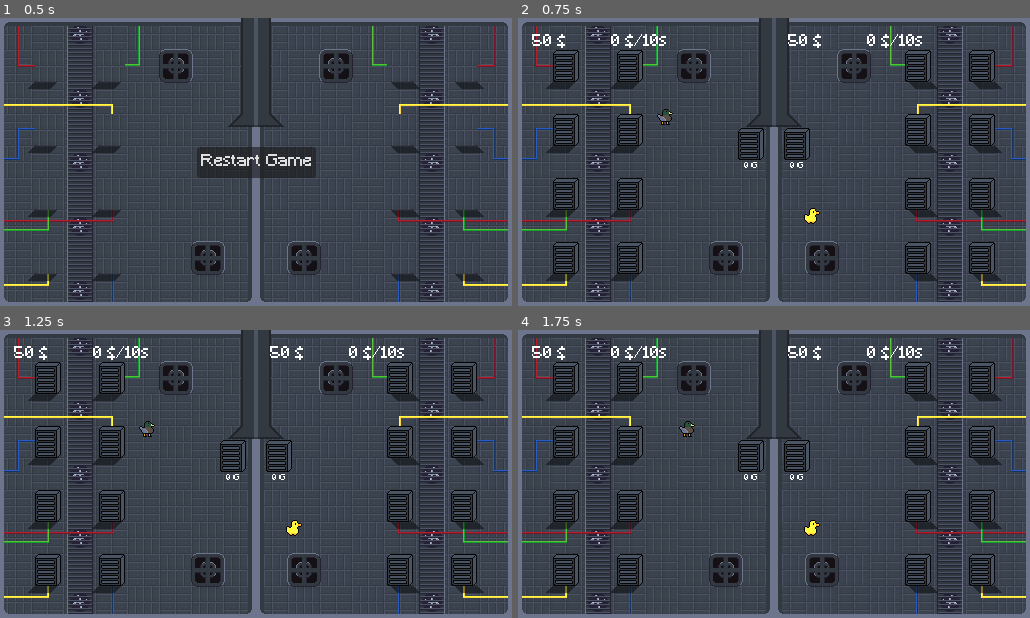
Above: before the commit, frames 1-4 (two rows, left to right).
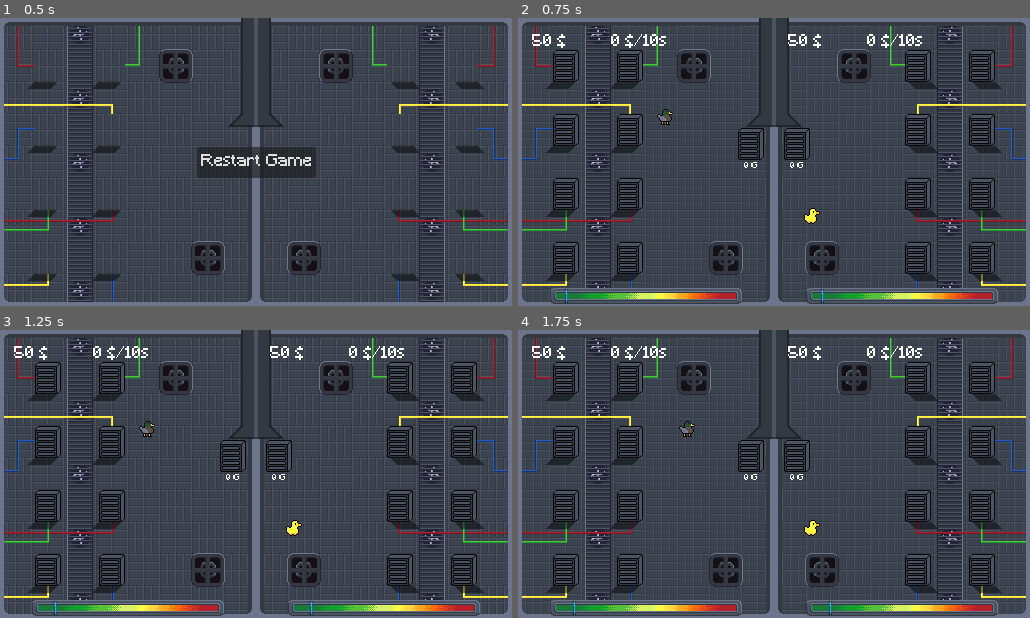
Above: after the commit, the same moments.

Repository: Joinsider/HetznerGamejam2025
Game: Godot game, scene res://scene/GameOver.tscn
Two runs of this game, one before a commit and one after it. Both use one fixed random seed, a clock stepped at 60 frames per second and the inputs below.
Inputs:
- Up to frame 1 (0.5 s): no input
- Up to frame 2 (0.75 s): click "Restart Game" at 0.5 s
- Up to frame 3 (1.25 s): no input
- Up to frame 4 (1.75 s): tap Enter at 1.25 s; hold D (player0_right) from 1.28 s (still down); tap E (player0_interact) at 1.35 s

Frame 1 is identical in both runs. In frame 2, 3.2% of the frame differs, in the area x 6-94%, y 93-100%; in frame 3, 3.2%; in frame 4, 3.2%.

Commit message:
Added demand-bar

Diff:
--- /dev/null
+++ b/scene/demandDisplay.tscn
@@ -0,0 +1,17 @@
+[gd_scene load_steps=4 format=3 uid="uid://6e7d6bib2eij"]
+
+[ext_resource type="Script" uid="uid://dymjo4dwdd06g" path="res://scripts/demand_display.gd" id="1_mv0gk"]
+[ext_resource type="Texture2D" uid="uid://c330fsxogrdkd" path="res://sprites/demand-bar.png" id="1_ngd5f"]
+[ext_resource type="Texture2D" uid="uid://cnsaquolxo258" path="res://sprites/demand-bar-indicator.png" id="2_3jd31"]
+
+[node name="DemandDisplay" type="Node2D"]
+script = ExtResource("1_mv0gk")
+
+[node name="Background" type="Sprite2D" parent="."]
+texture = ExtResource("1_ngd5f")
+region_enabled = true
+region_rect = Rect2(0, 0, 192, 16)
+
+[node name="Indicator" type="Sprite2D" parent="."]
+z_index = 2
+texture = ExtResource("2_3jd31")
--- a/scene/main.tscn
+++ b/scene/main.tscn
@@ -6,6 +6,7 @@
 [ext_resource type="PackedScene" uid="uid://dg0yn7o4j1jg4" path="res://scene/selectMenu.tscn" id="4_brvut"]
 [ext_resource type="PackedScene" uid="uid://dqf88ncyxgbw3" path="res://scene/statistics.tscn" id="5_0ha60"]
 [ext_resource type="PackedScene" uid="uid://x1abqqy62so4" path="res://scene/hopperMoney.tscn" id="6_4j5ol"]
+[ext_resource type="PackedScene" uid="uid://6e7d6bib2eij" path="res://scene/demandDisplay.tscn" id="7_p1hux"]
 
 [sub_resource type="RectangleShape2D" id="RectangleShape2D_wp4xf"]
 size = Vector2(512, 100)
@@ -155,3 +156,12 @@
 [node name="Statistics2" parent="." instance=ExtResource("5_0ha60")]
 position = Vector2(270, 16)
 Player = 1
+
+[node name="DemandDisplay" parent="." instance=ExtResource("7_p1hux")]
+z_index = 2
+position = Vector2(128, 278)
+
+[node name="DemandDisplay2" parent="." instance=ExtResource("7_p1hux")]
+z_index = 2
+position = Vector2(384, 278)
+Player = 1
--- /dev/null
+++ b/scripts/demand_display.gd
@@ -0,0 +1,41 @@
+extends Node2D
+
+@export var Player: int = 0
+
+const SIZE = 180
+
+var desired_percentage: float = 0
+var current_percentage: float = 0
+
+func _ready() -> void:
+	_move_indicator(0)
+	Gamestate.players[Player].demand_updated.connect(_on_demand_updated)
+	Gamestate.players[Player].machine_upgraded.connect(_on_machine_upgraded)
+	Gamestate.players[Player].attack_started.connect(_on_machine_upgraded)
+	_update()
+
+func _move_indicator(percentage: float):
+	var delta = (percentage - 0.5) * SIZE
+	$Indicator.position = Vector2(delta, 0)
+
+func _on_demand_updated(new_demand: int):
+	_update()
+
+func _on_attack_started(attack: Gameconstants.Attack):
+	_update()
+
+func _on_machine_upgraded():
+	_update()
+
+func _update():
+	var demand = Gamestate.players[Player].get_demand()
+	var performance = Gamestate.players[Player].get_performance()
+	if performance == 0:
+		performance = Gameconstants.machine_levels[1].performance
+	desired_percentage = float(demand)/performance
+
+func _physics_process(delta: float) -> void:
+	print(delta)
+	var step: float = (desired_percentage - current_percentage)*5*delta
+	current_percentage += step
+	_move_indicator(current_percentage)
--- a/scripts/gameconstants.gd
+++ b/scripts/gameconstants.gd
@@ -8,3 +8,11 @@
 	MachineLevel.new(100, 300, 10000),
 	MachineLevel.new(300, 1000, 30000)
 ]
+
+enum Attack {
+	DDOS,
+	OVERVOLTAGE,
+	THUNDERSTORM,
+	FREEZE,
+	FOG
+}
--- a/scripts/machine.gd
+++ b/scripts/machine.gd
@@ -32,9 +32,9 @@
 	var overlapping_bodies = $Area2D.get_overlapping_bodies()
 	if !(Gamestate.players[Player] in overlapping_bodies):
 		return
-	level_up()
+	_upgrade()
 
-func level_up() -> void:
+func _upgrade() -> void:
 	if level >= Gameconstants.machine_levels.size() - 1:
 		return
 	var nextLevel = Gameconstants.machine_levels[level+1]
--- a/scripts/player.gd
+++ b/scripts/player.gd
@@ -4,6 +4,8 @@
 signal coins_updated(coins: int)
 signal collectable_coins_updated(coins: int)
 signal machine_upgraded
+signal demand_updated(new_demand: int)
+signal attack_started(attack: Gameconstants.Attack)
 
 @export var SPEED = 50.0
 @export var PlayerIndex = 0
@@ -13,11 +15,29 @@
 var _coins: int = 50
 var _machines: Array[Machine] = []
 
+var _demand: int = 100 #Requests Per Second
+
+var activeAttacks: Array[Gameconstants.Attack] = []
+
 func get_income() -> int:
 	var income: int = 0
 	for machine in _machines:
 		income += Gameconstants.machine_levels[machine.level].outcome
 	return income
+func get_performance() -> int:
+	var performance: int = 0
+	for machine in _machines:
+		performance += Gameconstants.machine_levels[machine.level].performance
+	if Gameconstants.Attack.THUNDERSTORM in activeAttacks:
+		return floor(performance / 2)
+	return performance
+func get_demand() -> int:
+	if Gameconstants.Attack.DDOS in activeAttacks:
+		return _demand * 2
+	return _demand
+
+func attack(type: Gameconstants.Attack) -> void:
+	pass
 
 func add_machine(machine: Machine) -> void:
 	_machines.append(machine)
Not shown: 1 places in scene/main.tscn that only renumber resources
Binary file added: sprites/demand-bar-indicator.png
Binary file added: sprites/demand-bar.png
